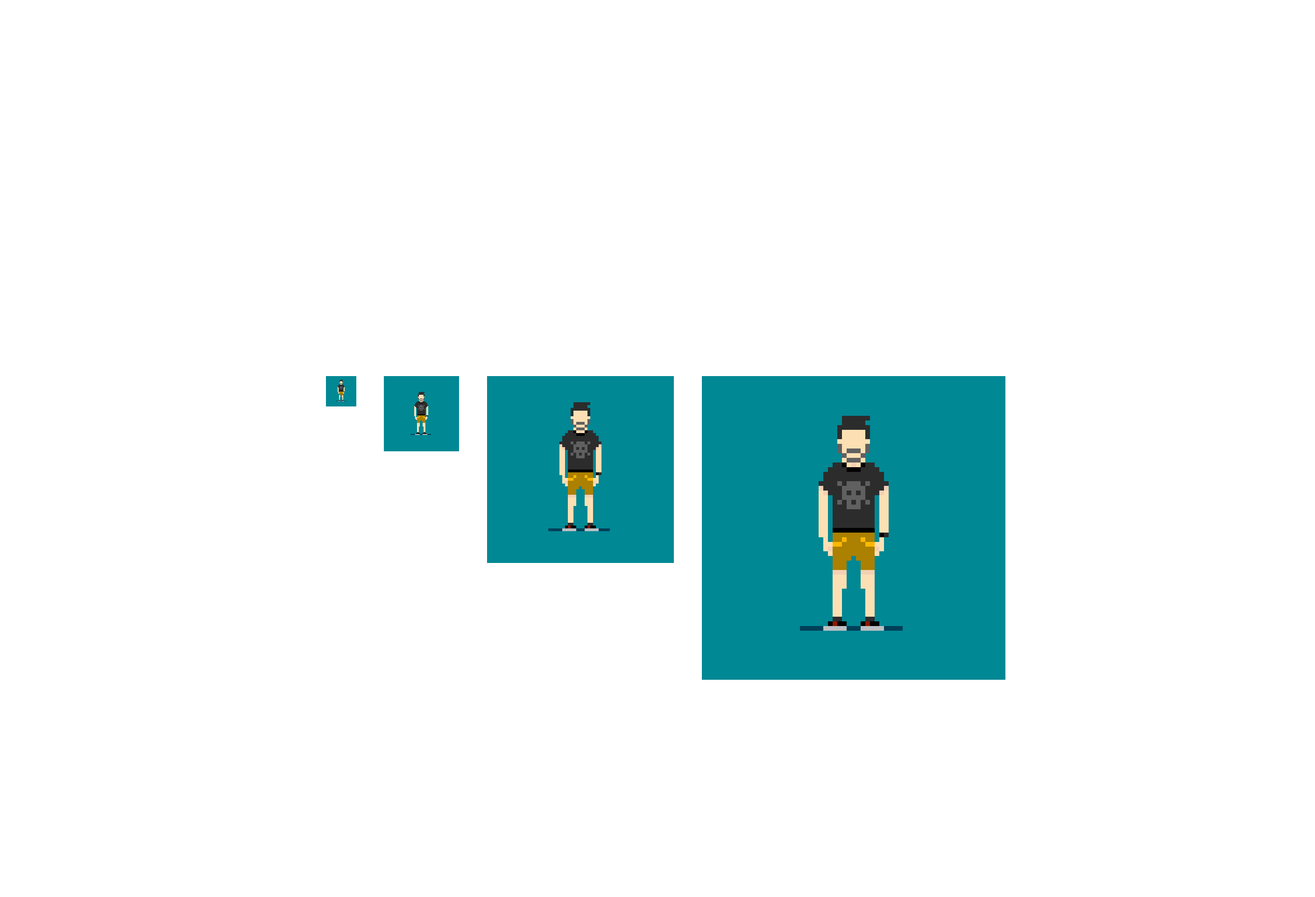
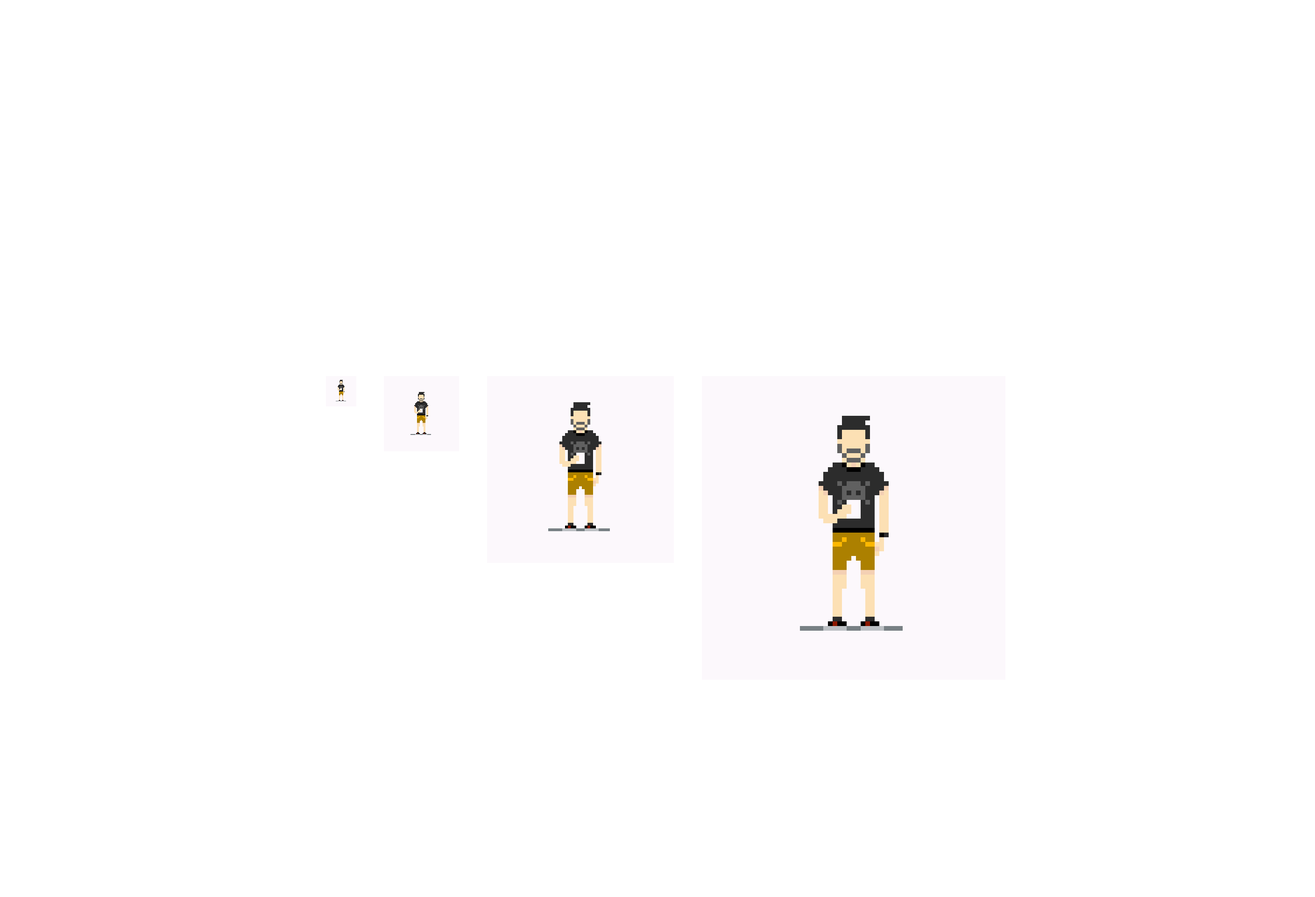
Comparing the layer stacks of the two w=1315, h=897 images. Changes:
painted on "avatar" (1st of 4, in "base") over [335, 388, 347, 402]
painted on "background" (1st of 3, in "base") over [326, 375, 357, 407]
painted on "avatar" (2nd of 4, in "instagram") over [410, 408, 432, 435]
painted on "background" (2nd of 3, in "instagram") over [383, 375, 460, 452]
painted on "avatar" (3rd of 4, in "twitter") over [548, 452, 610, 532]
painted on "background" (3rd of 3, in "twitter") over [487, 375, 674, 563]
painted on "avatar" (4th of 4, in "10x") over [800, 499, 903, 631]
painted on "background copy" over [702, 375, 1006, 680]
